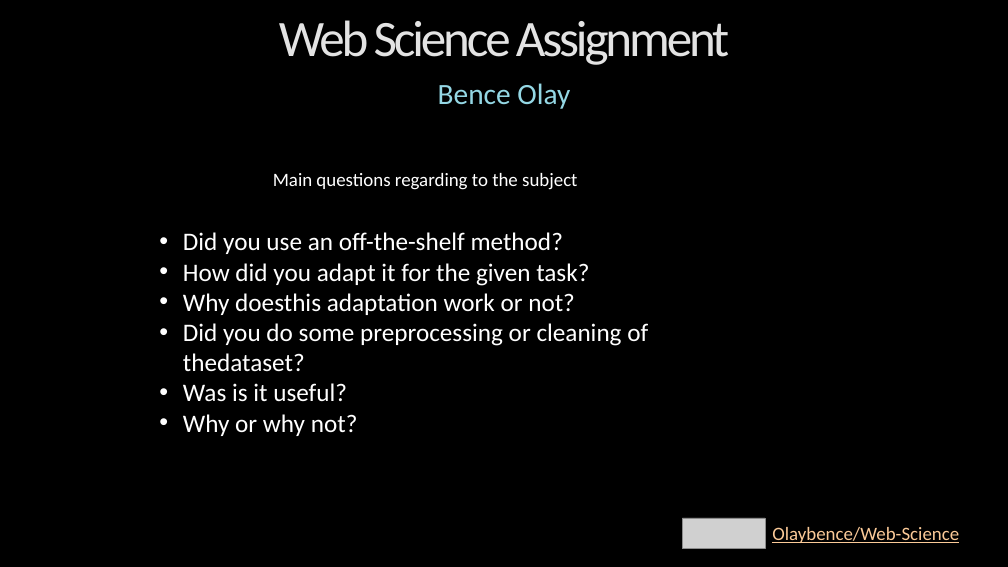
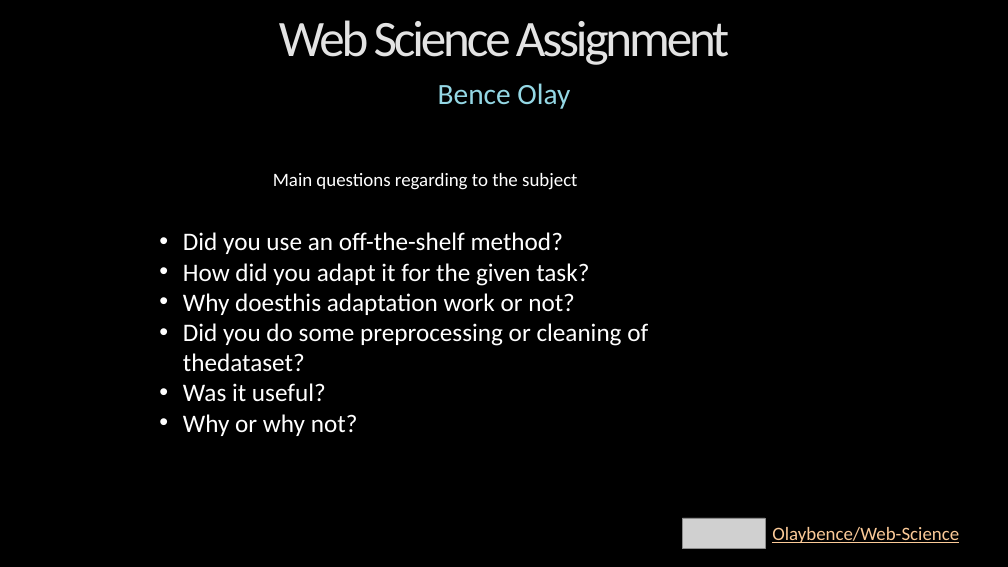
Before and after one commit to Olaybence/Web-Science, a slide deck: slide 1 of Assignment/Presentation/Web Science Assignment.pptx. Drawn at 1008x567 pixels with LibreOffice and Linux fonts; fonts in the diff are those of the drawing; grey boxes stand for pictures; background and template pictures are left out. Boxes give left, top, right and bottom in pixels: in the first picture for what was removed or moved away, otherwise in the second. Text is boxed around its words. In the diff, an @@ line names an element or a change of style, - is before the commit and + after.

```diff
--- a/Assignment/Presentation/Web Science Assignment.pptx
+++ b/Assignment/Presentation/Web Science Assignment.pptx
@@ text at (183, 383, 326, 402): text changed @@
-• Was is it useful?
+• Was it useful?
```
Also in this commit, not shown: 1 other file.
